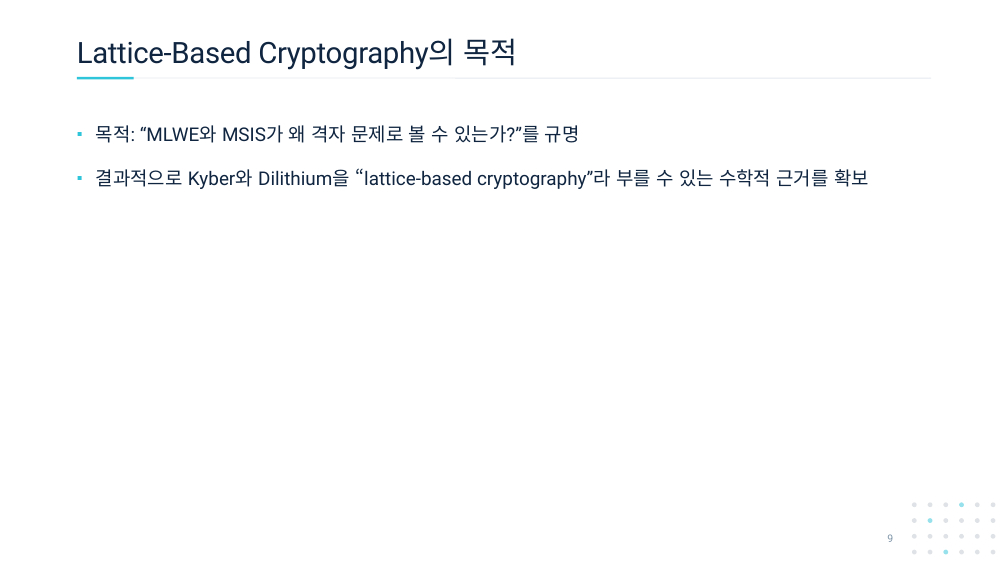
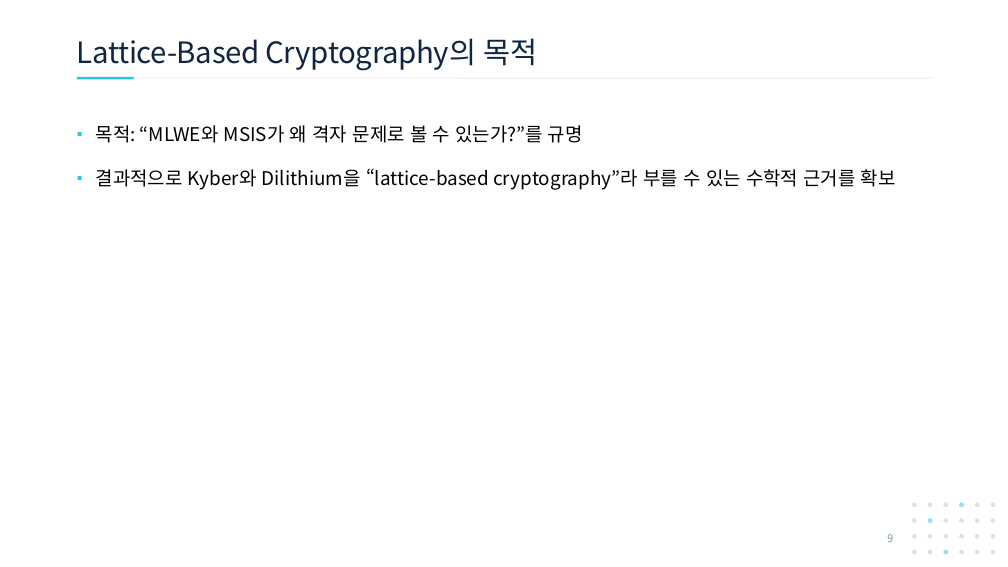
Before and after one commit to giyuubin/PQC, a slide deck: slide 9 of presentation/_PQC-Navy 미리보기 (1강).pptx. Drawn at 1008x567 pixels with LibreOffice and Linux fonts; fonts in the diff are those of the drawing. Boxes give left, top, right and bottom in pixels: in the first picture for what was removed or moved away, otherwise in the second. Text is boxed around its words. In the diff, an @@ line names an element or a change of style, - is before the commit and + after.

```diff
--- a/presentation/_PQC-Navy 미리보기 (1강).pptx
+++ b/presentation/_PQC-Navy 미리보기 (1강).pptx
@@ title "Lattice-Based Cryptography의 목적" at (77,38,538,71): font Roboto to Noto Sans CJK KR @@
@@ text "목적: “MLWE와 MSIS가 왜 격자 ..." at (96,125,896,190): font Roboto to Noto Sans CJK KR, text colour #0F2540 to #000000 @@
```
Also in this commit, not shown: 9 other slides changed, 1 other file.
